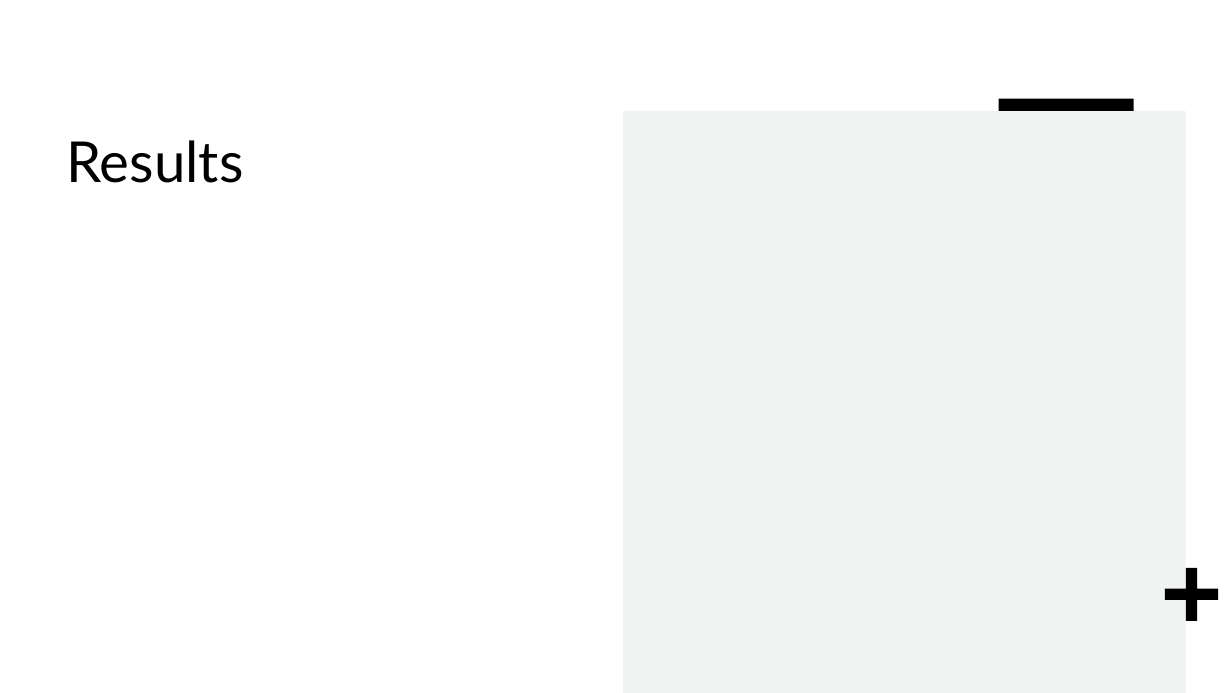
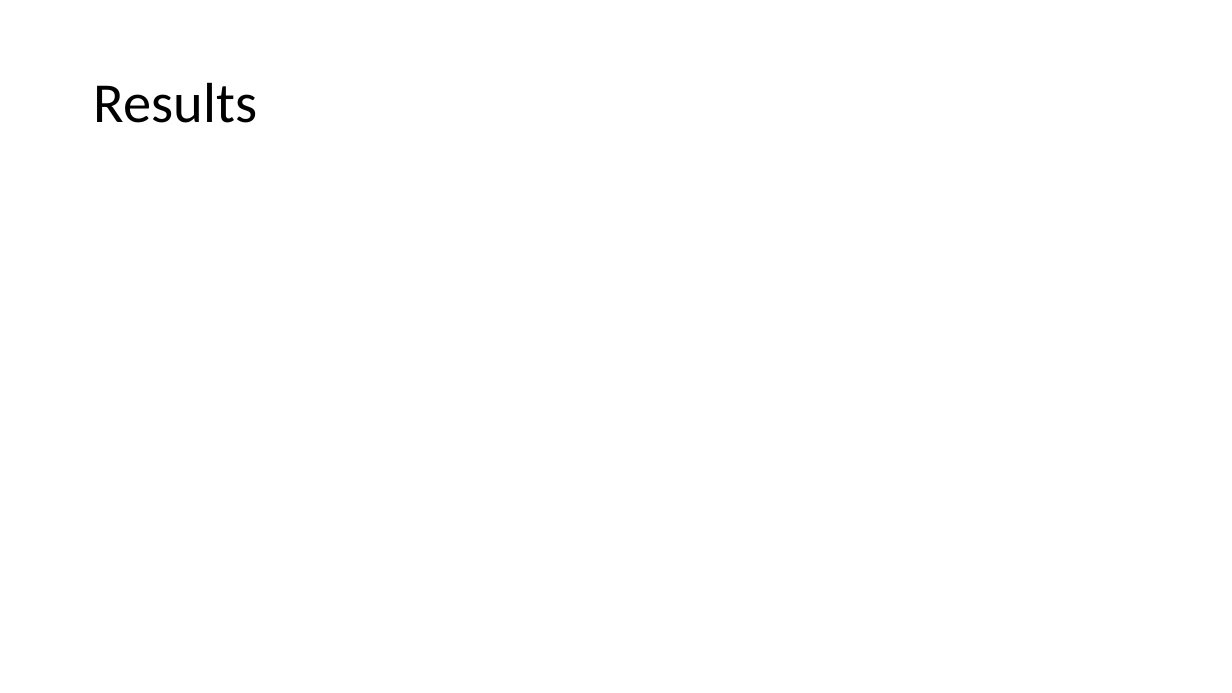
Before and after one commit to ado901/Quantum-Byzantine-Protocol, a slide deck: slide 10 of Fast Quantum Byzantine Agreement.pptx (slide 8 before the commit). Drawn at 1232x693 pixels with LibreOffice and Linux fonts; fonts in the diff are those of the drawing. Boxes give left, top, right and bottom in pixels: in the first picture for what was removed or moved away, otherwise in the second. Text is boxed around its words. In the diff, an @@ line names an element or a change of style, - is before the commit and + after.

```diff
--- a/Fast Quantum Byzantine Agreement.pptx
+++ b/Fast Quantum Byzantine Agreement.pptx
@@ title "Results": place and size @@
-title "Results" at [66,140,243,183]
+title "Results" at [94,82,257,123]
@@ title "Results" at [94,82,257,123]: font Lato to Calibri; line spacing 1 to 0.9; vertical alignment top to middle @@
@@ rectangle removed at [623,111,1186,693] @@
@@ rectangle removed at [999,99,1134,111] @@
@@ plus removed at [1165,567,1218,620] @@
```
Also in this commit, not shown: 8 other slides changed, 2 slides added, 1 other file.
